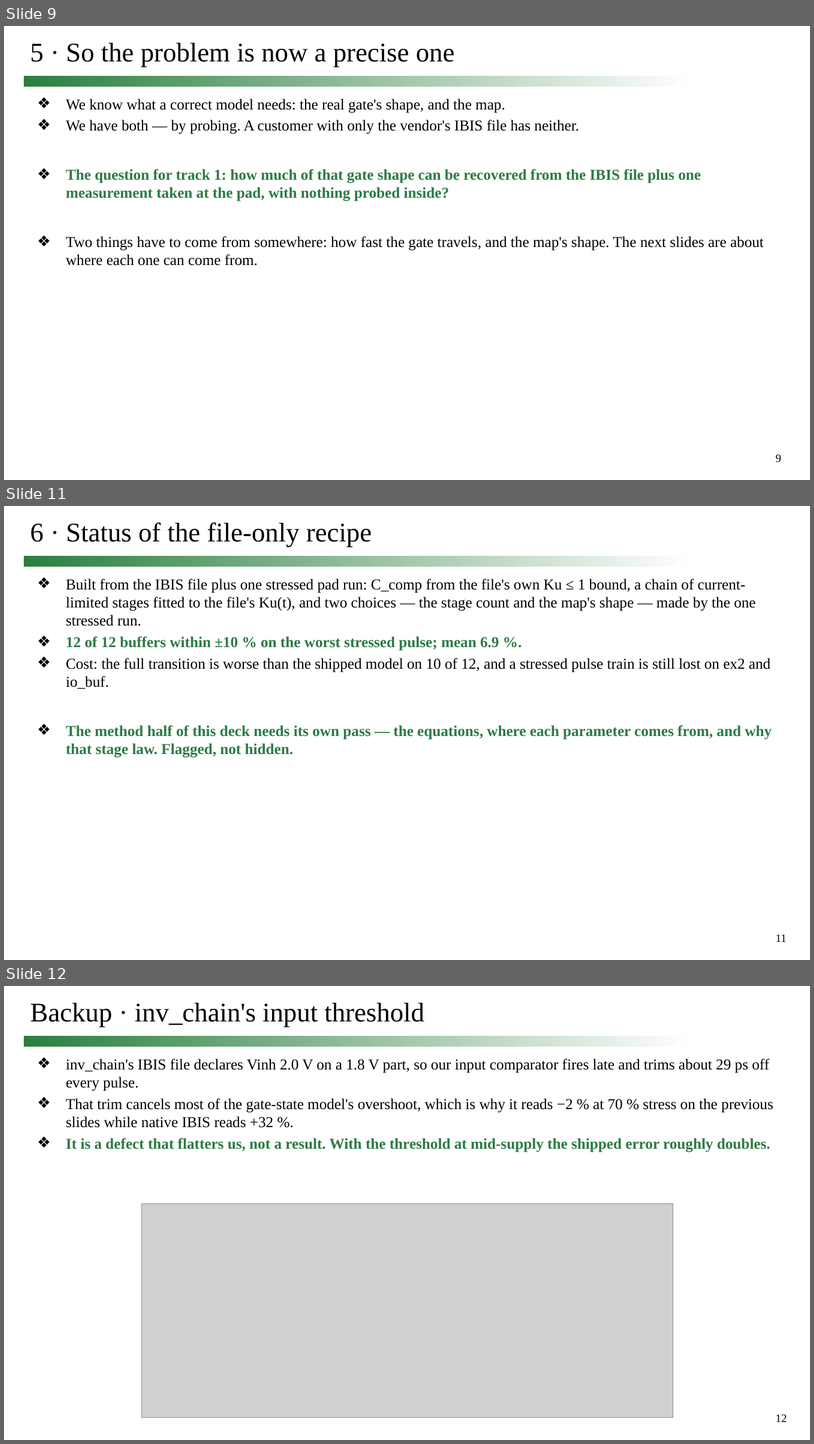
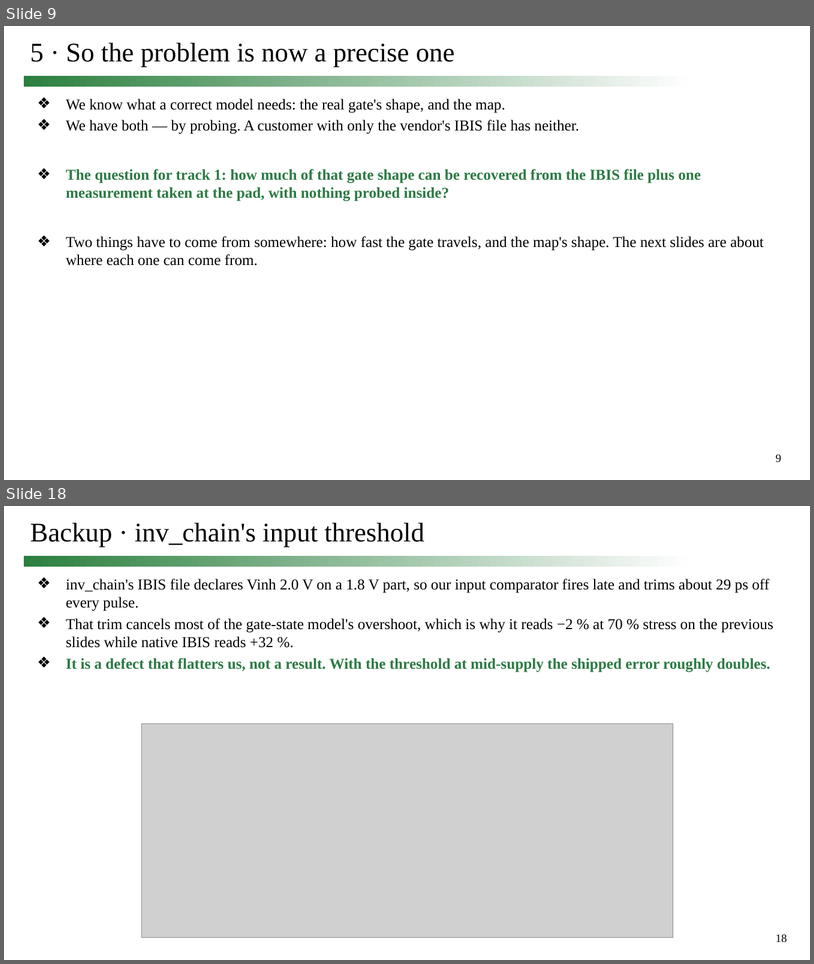
Before and after one commit to simon9721/ibis_comparison, a slide deck: results/meeting_deck_2026-09-24/0924_track1_story.pptx. Shown one above the other, each under a label of ours: slides 9, 11 and 12 before the commit, slides 9 and 18 after it; the slides between them are not shown. The pictures are 814x1444 and 814x964 pixels, drawn with LibreOffice and Linux fonts; fonts in the diff are those of the drawing; grey boxes stand for pictures. Boxes give left, top, right and bottom in pixels: in the first picture for what was removed or moved away, otherwise in the second. Text is boxed around its words. In the diff, an @@ line names an element or a change of style, - is before the commit and + after.

```diff
--- a/results/meeting_deck_2026-09-24/0924_track1_story.pptx
+++ b/results/meeting_deck_2026-09-24/0924_track1_story.pptx
@@ slide 11 removed at [4, 506, 810, 960], background #FFFFFF; not listed: 2 template elements that a slide beside it also shows @@
@@ title removed at [30, 522, 372, 547] @@
-6 · Status of the file-only recipe
@@ text removed at [66, 579, 772, 757] @@
-❖ Built from the IBIS file plus one stressed pad run: C_comp from the file's own Ku ≤ 1 bound, a chain of current-limited stages fitted to the file's Ku(t), and two choices — the stage count and the map's shape — made by the one stressed run.
-❖ 12 of 12 buffers within ±10 % on the worst stressed pulse; mean 6.9 %.
-❖ Cost: the full transition is worse than the shipped model on 10 of 12, and a stressed pulse train is still lost on ex2 and io_buf.
-❖ The method half of this deck needs its own pass — the equations, where each parameter comes from, and why that stage law. Flagged, not hidden.
@@ what was slide 12 is now slide 18 @@
@@ page number at [776, 934, 788, 942]: text changed @@
-12
+18
```
Also in this commit, not shown: 1 slide changed, 7 slides added, 6 other files.
